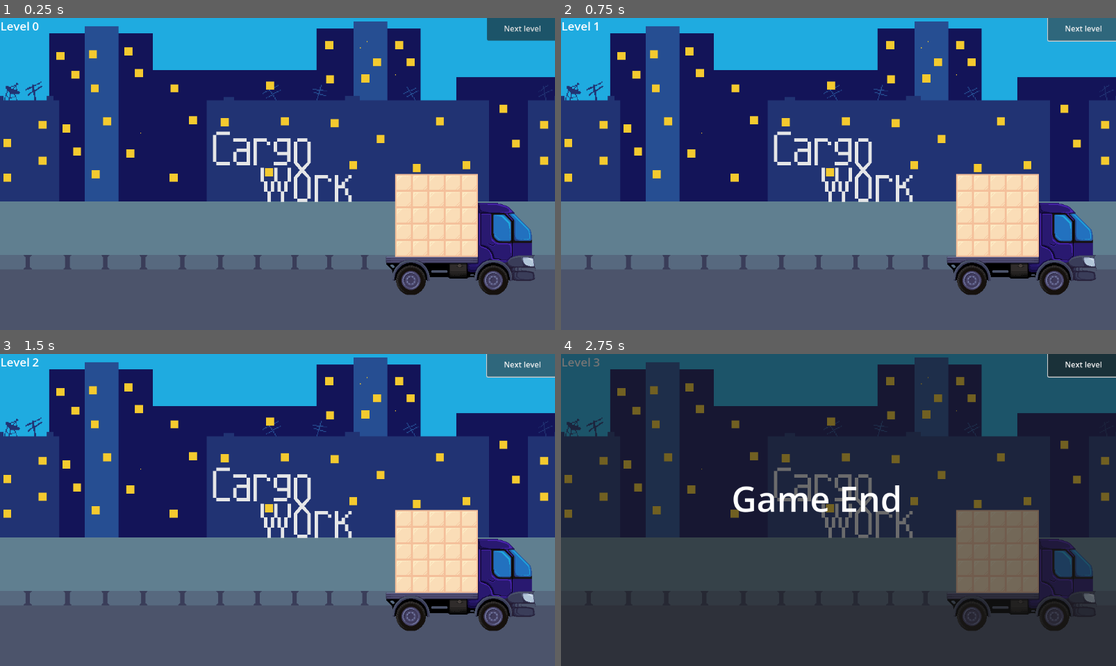
Above: before the commit, frames 1-4 (two rows, left to right).
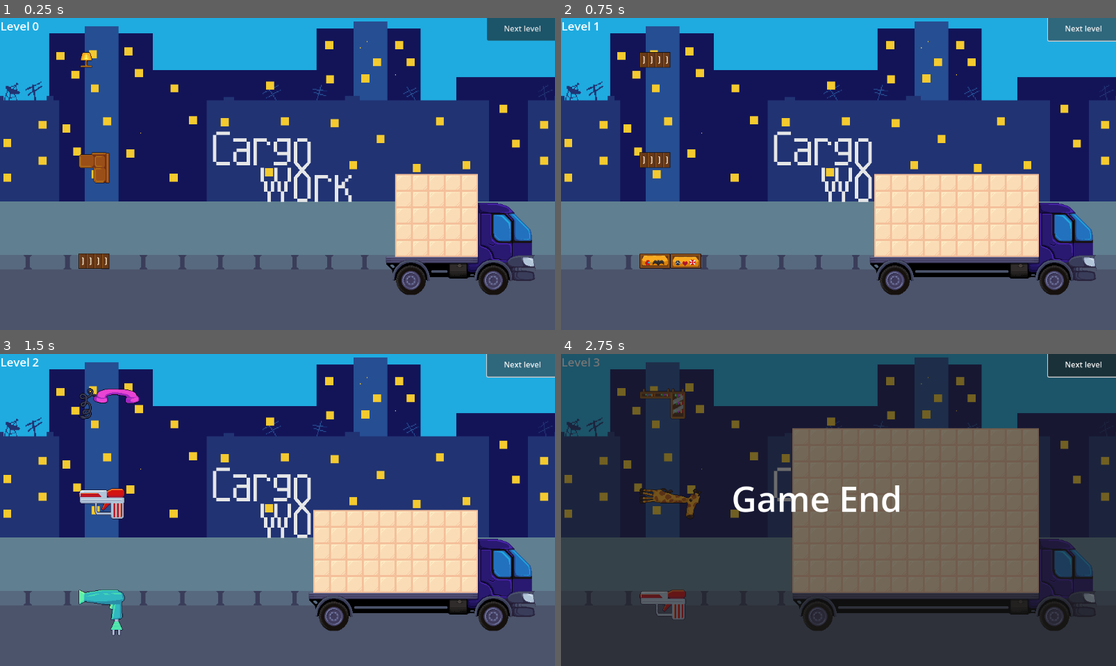
Above: after the commit, the same moments.

Repository: cyber-dream/cargo
Game: Godot game, scene res://scenes/main.tscn
The game is run twice, just before and just after one commit, with the same random seed, the same clock (stepped at 60 frames per second) and the same inputs.
Inputs (mouse positions are in pixels of both pictures, inside the frame that each line leads up to):
- Up to frame 1 (0.25 s): no input
- Up to frame 2 (0.75 s): click "Next level" at 0.5 s
- Up to frame 3 (1.5 s): click "Next level" at 1.25 s
- Up to frame 4 (2.75 s): tap Enter at 2 s; move the mouse to (960, 494) at 2.02 s; hold Up (ui_up) from 2.03 s (still down); tap O at 2.1 s; click (960, 494) at 2.17 s; tap Space (ui_select) at 2.27 s

The runs differ from the first frame. In frame 1, 0.8% of the frame differs, in the area x 14-20%, y 10-81%; in frame 2, 6.3%; in frame 3, 6.7%; in frame 4, 21%, in the area x 14-87%, y 10-89%.

Commit message:
rand figure +ban list+ ban fig

Diff:
--- a/gd_balance/levels/1.tres
+++ b/gd_balance/levels/1.tres
@@ -1,15 +1,17 @@
-[gd_resource type="Resource" script_class="CargoLevel" load_steps=4 format=3 uid="uid://bony7hh7phfvv"]
+[gd_resource type="Resource" script_class="CargoLevel" load_steps=8 format=3 uid="uid://cqwfsnhljfyxp"]
 
-[ext_resource type="Script" uid="uid://dn8mfciwnjauk" path="res://scripts/level_difficulty.gd" id="1_f50iy"]
+[ext_resource type="PackedScene" uid="uid://cnkuan5icj57n" path="res://scenes/prefabs/figures/armchair.tscn" id="1_b86oq"]
 [ext_resource type="Script" uid="uid://c65vyajnksfg8" path="res://scripts/level.gd" id="1_ufihh"]
-
-[sub_resource type="Resource" id="Resource_8nfli"]
-script = ExtResource("1_f50iy")
-metadata/_custom_type_script = "uid://dn8mfciwnjauk"
+[ext_resource type="PackedScene" uid="uid://dshuf0b8fvxkx" path="res://scenes/prefabs/figures/bed.tscn" id="2_xy3l1"]
+[ext_resource type="PackedScene" uid="uid://dd1w3e8tr7vf3" path="res://scenes/prefabs/figures/bedside_table.tscn" id="3_5paw4"]
+[ext_resource type="PackedScene" uid="uid://dru5o6himvg30" path="res://scenes/prefabs/figures/box.tscn" id="4_s3w1u"]
+[ext_resource type="PackedScene" uid="uid://dwwuvb5o8048j" path="res://scenes/prefabs/figures/clock.tscn" id="5_lidno"]
+[ext_resource type="PackedScene" uid="uid://dbn2v4gw3vfu2" path="res://scenes/prefabs/figures/curtain.tscn" id="6_pu6l4"]
 
 [resource]
 script = ExtResource("1_ufihh")
-difficulty = SubResource("Resource_8nfli")
 truck_size = Vector2i(5, 5)
-bans = Array[PackedScene]([])
+ban_list = Array[PackedScene]([ExtResource("1_b86oq"), ExtResource("2_xy3l1"), ExtResource("3_5paw4"), ExtResource("4_s3w1u"), ExtResource("5_lidno"), ExtResource("6_pu6l4")])
+min_difficulty = 0
+max_difficulty = 0
 metadata/_custom_type_script = "uid://c65vyajnksfg8"
--- a/gd_balance/levels/2.tres
+++ b/gd_balance/levels/2.tres
@@ -1,18 +1,12 @@
-[gd_resource type="Resource" script_class="CargoLevel" load_steps=9 format=3 uid="uid://b13v3h0xer723"]
+[gd_resource type="Resource" script_class="CargoLevel" load_steps=3 format=3 uid="uid://d2efmdb234a5l"]
 
 [ext_resource type="Script" uid="uid://c65vyajnksfg8" path="res://scripts/level.gd" id="1_jvxk6"]
-[ext_resource type="PackedScene" uid="uid://cnkuan5icj57n" path="res://scenes/prefabs/figures/armchair.tscn" id="1_mrvay"]
 [ext_resource type="PackedScene" uid="uid://dshuf0b8fvxkx" path="res://scenes/prefabs/figures/bed.tscn" id="2_iy30y"]
-[ext_resource type="PackedScene" uid="uid://dd1w3e8tr7vf3" path="res://scenes/prefabs/figures/bedside_table.tscn" id="3_ni7fa"]
-[ext_resource type="PackedScene" uid="uid://dru5o6himvg30" path="res://scenes/prefabs/figures/box.tscn" id="4_hh3bj"]
-[ext_resource type="PackedScene" uid="uid://dwwuvb5o8048j" path="res://scenes/prefabs/figures/clock.tscn" id="5_vajyk"]
-[ext_resource type="PackedScene" uid="uid://dbn2v4gw3vfu2" path="res://scenes/prefabs/figures/curtain.tscn" id="6_pd15s"]
-[ext_resource type="PackedScene" uid="uid://cuvl18cl1rkqd" path="res://scenes/prefabs/figures/jiraf.tscn" id="7_d0686"]
 
 [resource]
 script = ExtResource("1_jvxk6")
-truck_size = Vector2i(5, 5)
-bans = Array[PackedScene]([ExtResource("1_mrvay"), ExtResource("2_iy30y"), ExtResource("3_ni7fa"), ExtResource("4_hh3bj"), ExtResource("5_vajyk"), ExtResource("6_pd15s"), ExtResource("7_d0686")])
+truck_size = Vector2i(10, 5)
+ban_list = Array[PackedScene]([ExtResource("2_iy30y")])
 min_difficulty = 0
 max_difficulty = 1
 metadata/_custom_type_script = "uid://c65vyajnksfg8"
--- a/gd_balance/levels/3.tres
+++ b/gd_balance/levels/3.tres
@@ -1,11 +1,10 @@
-[gd_resource type="Resource" script_class="CargoLevel" load_steps=2 format=3 uid="uid://bbp4lyktbdi18"]
+[gd_resource type="Resource" script_class="CargoLevel" load_steps=2 format=3 uid="uid://c4lxiixeb4dd7"]
 
 [ext_resource type="Script" uid="uid://c65vyajnksfg8" path="res://scripts/level.gd" id="1_oc8au"]
 
 [resource]
 script = ExtResource("1_oc8au")
-truck_size = Vector2i(5, 5)
-bans = Array[PackedScene]([])
+truck_size = Vector2i(10, 5)
 min_difficulty = 2
 max_difficulty = 2
 metadata/_custom_type_script = "uid://c65vyajnksfg8"
--- a/gd_balance/levels/4.tres
+++ b/gd_balance/levels/4.tres
@@ -1,10 +1,10 @@
-[gd_resource type="Resource" script_class="CargoLevel" load_steps=2 format=3 uid="uid://bt5yqm417xl1p"]
+[gd_resource type="Resource" script_class="CargoLevel" load_steps=2 format=3 uid="uid://dpel2u7w4nbsr"]
 
 [ext_resource type="Script" uid="uid://c65vyajnksfg8" path="res://scripts/level.gd" id="1_cm13m"]
 
 [resource]
 script = ExtResource("1_cm13m")
+truck_size = Vector2i(15, 10)
 min_difficulty = 1
 max_difficulty = 2
-truck_size = Vector2i(5, 5)
 metadata/_custom_type_script = "uid://c65vyajnksfg8"
--- a/scenes/main.tscn
+++ b/scenes/main.tscn
@@ -41,7 +41,7 @@
 position = Vector2(585, 315)
 texture = ExtResource("23_pm3ni")
 
-[node name="Gameplay" type="Node2D" parent="." node_paths=PackedStringArray("level_title", "truck", "figures_node", "panel_game_end", "points_label")]
+[node name="Gameplay" type="Node2D" parent="." node_paths=PackedStringArray("level_title", "truck", "palletes", "figures_node", "panel_game_end", "points_label")]
 script = ExtResource("1_o5qli")
 levels_path = "res://gd_balance/levels/"
 truck_prefab = ExtResource("3_sugp2")
@@ -53,6 +53,7 @@
 1: [],
 2: []
 }
+palletes = [NodePath("Pallete1"), NodePath("Pallete2"), NodePath("Pallete3")]
 figures_node = NodePath("Figures")
 panel_game_end = NodePath("../Panel")
 points_label = NodePath("Label points")
--- a/scripts/gameplay.gd
+++ b/scripts/gameplay.gd
@@ -88,7 +88,7 @@
 
 
 func _on_figure_dropped(in_pallete_idx:int, in_points: int):
-    #_spawn_figure(in_pallete_idx, levels[_cur_level].max_difficulty)
+    _spawn_figure(in_pallete_idx)
     _points += in_points
 
 
@@ -142,6 +142,11 @@
     # Берём рандомный индекс фигуры из словаря по сложности
     var idx = randi_range(0, figures.get(dif).size()-1)
 
+    var rand_fig=figures.get(dif)[idx]
+    for ban_fig in levelsequence.sequence[_cur_level].ban_list:
+        if rand_fig ==ban_fig:
+            rand_fig=_get_random_figure()
+            break
     # Возвращаем фигуру по двум рандомам
     return figures.get(dif)[idx].instantiate()
 
--- a/scripts/level.gd
+++ b/scripts/level.gd
@@ -2,3 +2,4 @@
 extends CargoLevelDifficulty
 
 @export var truck_size: Vector2i = Vector2i(5,5)
+@export var ban_list: Array[PackedScene]
